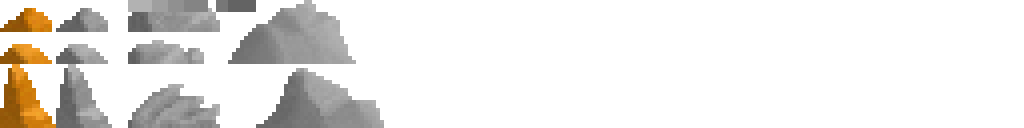
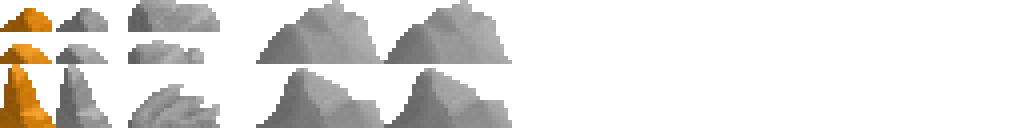
Layers edited between the first and the second w=1024, h=128 image:
hid group "Palettes" (2 layers) over [128, 0, 256, 64]
painted on "noiaw" over [228, 0, 384, 64]
added group "Ore" with 4 layers over [384, 0, 512, 128]
added group "OreRockLarge2" with 1 layers in group "Ore" over [384, 0, 512, 64]
added layer "noiaw copy" in group "OreRockLarge2" over [384, 0, 512, 64]
added group "OreRockLarge1" with 1 layers in group "Ore" over [384, 68, 512, 128]
added layer "RockGrayLarge copy" in group "OreRockLarge1" over [384, 68, 512, 128]
